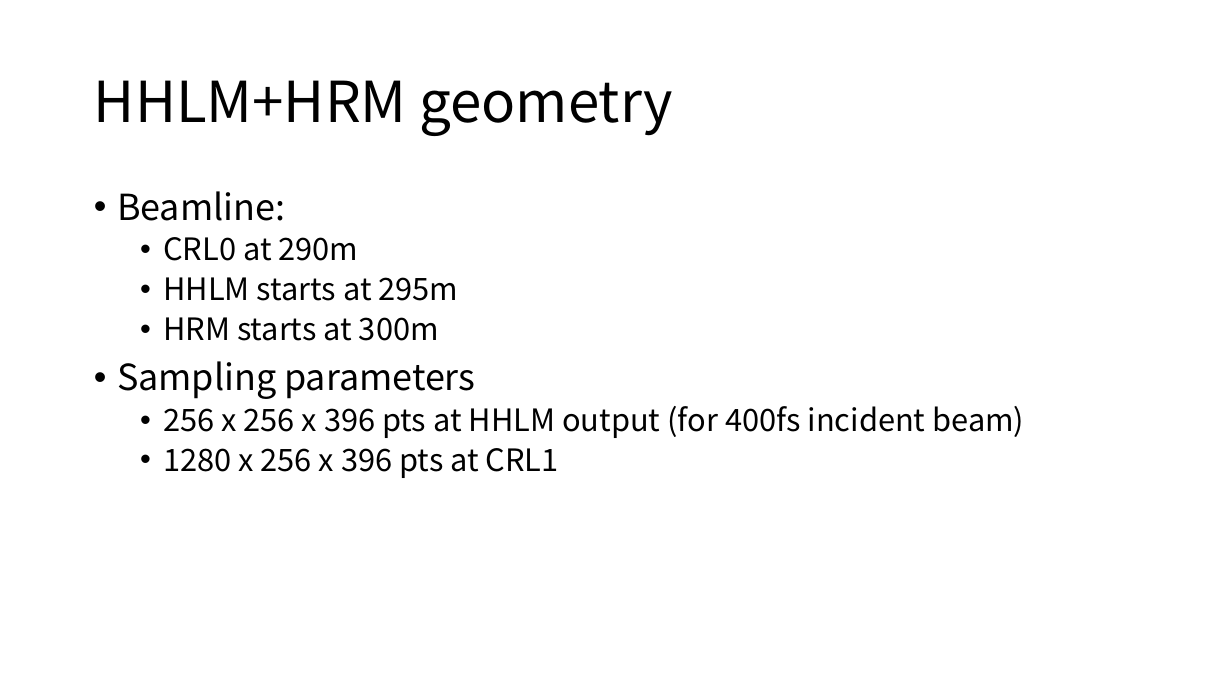
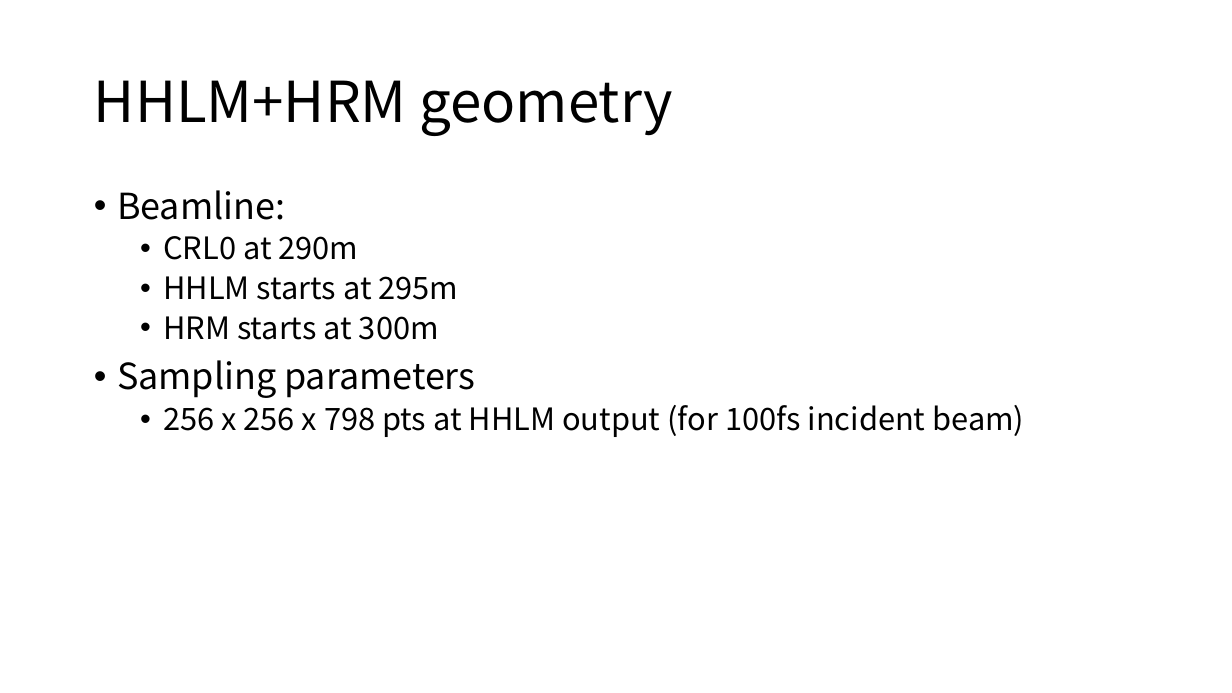
Before and after one commit to nanw0321/DXS_optics, a slide deck: slide 6 of 03-10-21_Meeting.pptx. Drawn at 1232x693 pixels with LibreOffice and Linux fonts; fonts in the diff are those of the drawing. Boxes give left, top, right and bottom in pixels: in the first picture for what was removed or moved away, otherwise in the second. Text is boxed around its words. In the diff, an @@ line names an element or a change of style, - is before the commit and + after.

Commit message:
Update: fixed aliasing at focal plane for HHLM+HRM

```diff
--- a/03-10-21_Meeting.pptx
+++ b/03-10-21_Meeting.pptx
@@ text at [163,405,1024,437]: text changed @@
-  • 256 x 256 x 396 pts at HHLM output (for 400fs incident beam)
-  • 1280 x 256 x 396 pts at CRL1
+  • 256 x 256 x 798 pts at HHLM output (for 100fs incident beam)
```
Also in this commit, not shown: 7 other slides changed, 5 slides added, 4 slides removed, 38 other files.
